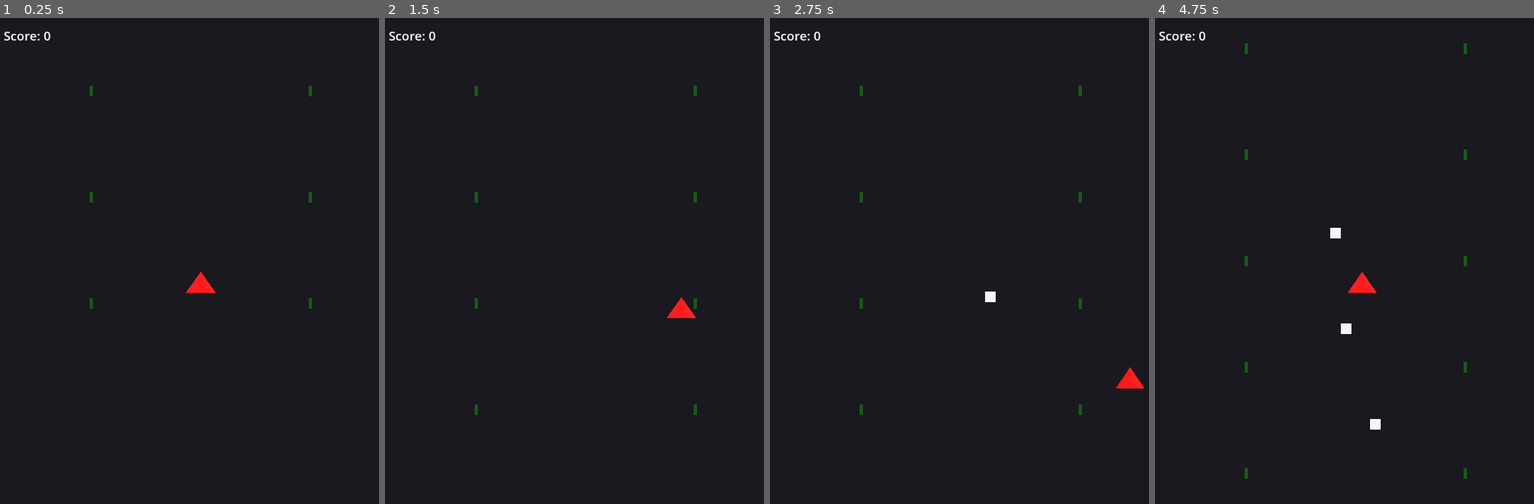
Above: before the commit, frames 1-4 (left to right).
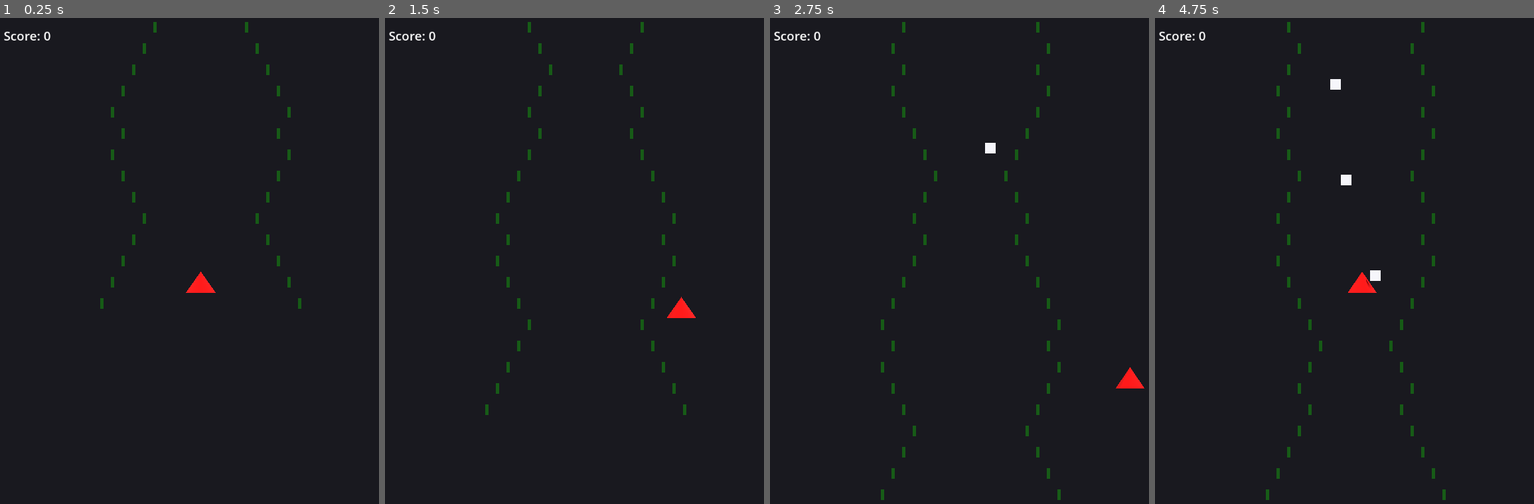
Above: after the commit, the same moments.

Repository: pedromirbr/Shootemup
Game: Godot game, scene res://Scene/Game.tscn
The game is run twice, just before and just after one commit, with the same random seed, the same clock (stepped at 60 frames per second) and the same inputs. This scene is started directly instead of the project's main scene.
Inputs (mouse positions are in pixels of both pictures, inside the frame that each line leads up to):
- Up to frame 1 (0.25 s): no input
- Up to frame 2 (1.5 s): tap Enter (ui_accept) at 0.5, 0.77 s; move the mouse to (676, 256) at 0.52 s; hold Right (ui_right) 0.53-1.28 s; click (676, 256) at 0.67 s; move the mouse to (502, 309) at 1.27 s; hold Down (ui_down) from 1.28 s (still down)
- Up to frame 3 (2.75 s): tap Enter (ui_accept) at 1.52 s; move the mouse to (1012, 163) at 2.02 s; release Down (ui_down) at 2.03 s; hold Right (ui_right) from 2.03 s (still down)
- Up to frame 4 (4.75 s): move the mouse to (1336, 387) at 2.77 s; release Right (ui_right) at 2.78 s; hold Up (ui_up) 2.78-3.53 s; click (1336, 387) at 2.92 s; tap Enter (ui_accept) at 3.02, 3.77, 4.52 s; move the mouse to (1480, 363) at 3.52 s; hold Left (ui_left) from 3.53 s (still down); move the mouse to (1230, 202) at 4.27 s

The runs differ from the first frame. In frame 1, 0.7% of the frame differs, in the area x 23-83%, y 0-60%; in frame 2, 0.9%; in frame 3, 1.2%; in frame 4, 1.4%, in the area x 23-83%, y 0-100%.

Commit message:
acertada a margem

Diff:
--- a/Script/Game.gd
+++ b/Script/Game.gd
@@ -33,7 +33,7 @@
 	# ⭐ SPAWN DENTRO DO RIO
 	var river_half_width = 3.0
 	var spawn_x = randf_range(-river_half_width + 0.5, river_half_width - 0.5)  # Dentro do rio
-	var spawn_y = 6.0  # Acima da tela
+	var spawn_y = 20.0  # Acima da tela
 	enemy.position = Vector3(spawn_x, spawn_y, PlayerData.GAME_DEPTH)
 
 	add_child(enemy)
--- a/Script/rivergenerator.gd
+++ b/Script/rivergenerator.gd
@@ -2,11 +2,13 @@
 
 @export var barrier_scene: PackedScene
 # ⭐ REMOVER variáveis locais, usar constantes globais
-@export var segment_length: float = 10.0
-@export var segments_ahead: int = 8
+@export var segment_length: float = 2.0
+@export var segments_ahead: int = 20
 
 var current_segment: int = 0
 var barriers: Array = []
+var largura: float =0.0
+var probability_of_one: float = 0
 
 func _ready():
 	generate_initial_segments()
@@ -24,13 +26,21 @@
 
 func create_segment(y_position: float):
 	# ⭐ USAR CONSTANTES GLOBAIS para posições
+
+	if largura/9 > randf():
+		largura=largura-1
+	else:
+		largura=largura+1
+
+	print(largura)
+
 	var left_barrier = barrier_scene.instantiate()
-	left_barrier.position = Vector3(PlayerData.RIVER_BARRIER_LEFT_POS, y_position, PlayerData.GAME_DEPTH)
+	left_barrier.position = Vector3(PlayerData.RIVER_BARRIER_LEFT_POS+largura, y_position, PlayerData.GAME_DEPTH)
 	add_child(left_barrier)
 	barriers.append(left_barrier)
 
 	var right_barrier = barrier_scene.instantiate()
-	right_barrier.position = Vector3(PlayerData.RIVER_BARRIER_RIGHT_POS, y_position, PlayerData.GAME_DEPTH)
+	right_barrier.position = Vector3(PlayerData.RIVER_BARRIER_RIGHT_POS-largura, y_position, PlayerData.GAME_DEPTH)
 	add_child(right_barrier)
 	barriers.append(right_barrier)
 
